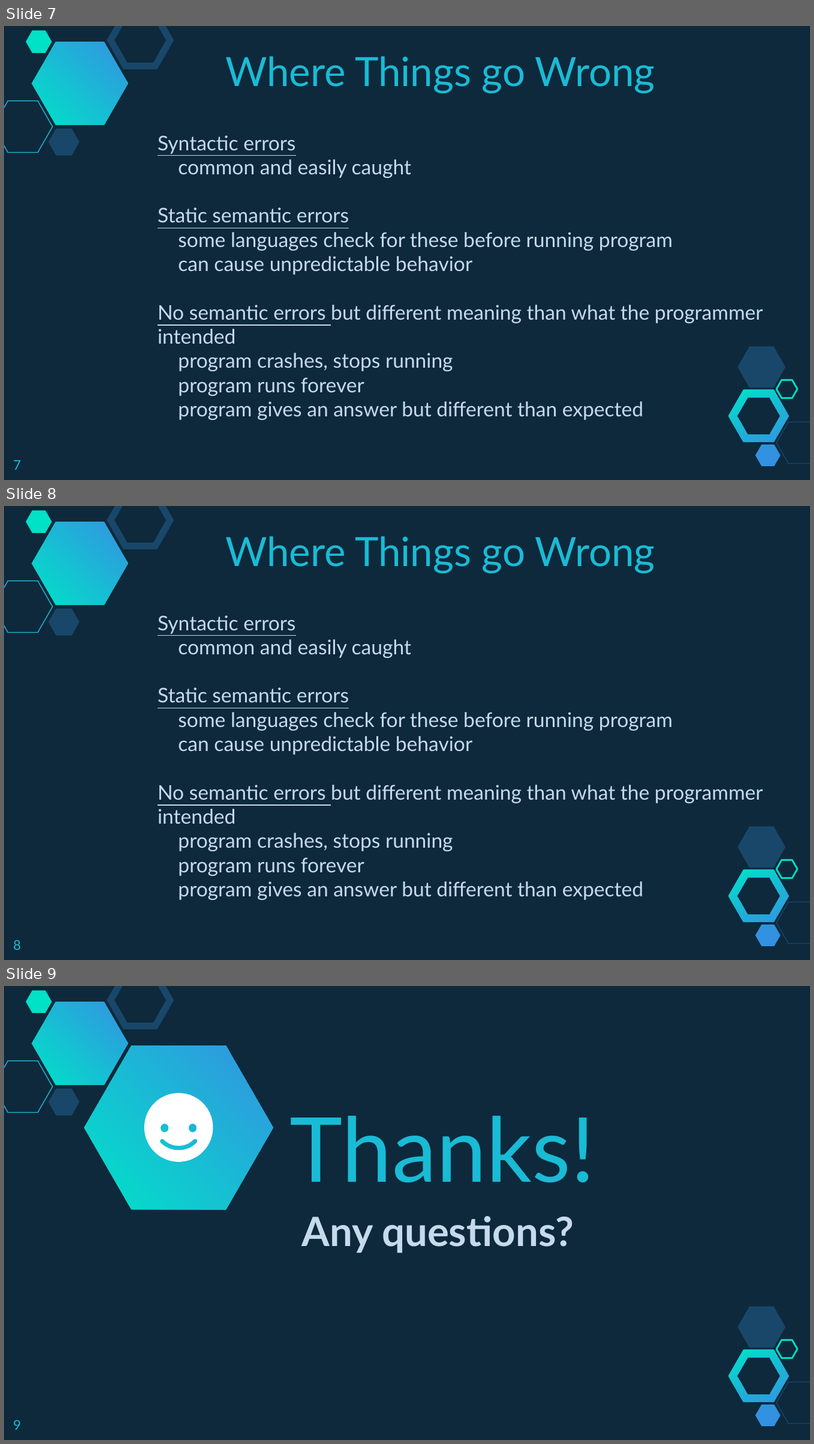
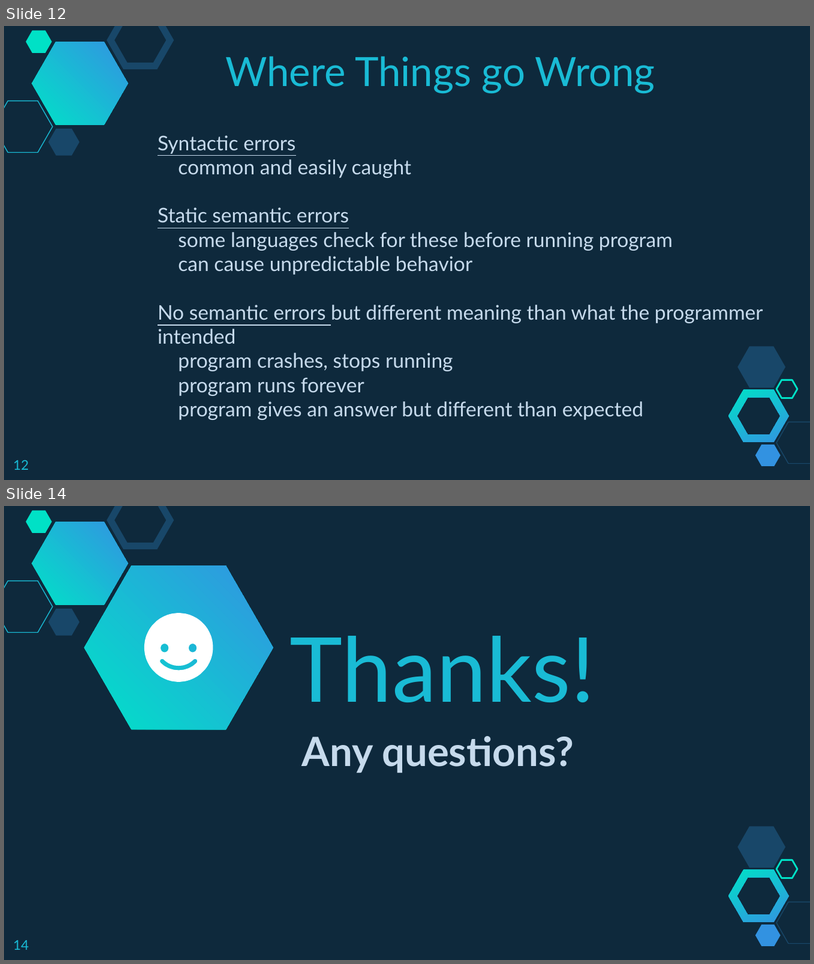
Before and after one commit to branhoff/python_class_101, a slide deck: lecture_slides/1_Python Lesson 1 - Aspects of Language.pptx. Shown one above the other, each under a label of ours: slides 7, 8 and 9 before the commit, slides 12 and 14 after it; the slides between them are not shown. The pictures are 814x1444 and 814x964 pixels, drawn with LibreOffice and Linux fonts; fonts in the diff are those of the drawing. Boxes give left, top, right and bottom in pixels: in the first picture for what was removed or moved away, otherwise in the second. Text is boxed around its words. In the diff, an @@ line names an element or a change of style, - is before the commit and + after.

```diff
--- a/lecture_slides/1_Python Lesson 1 - Aspects of Language.pptx
+++ b/lecture_slides/1_Python Lesson 1 - Aspects of Language.pptx
@@ slide 8 removed at box(4, 506, 810, 960), background #0E293C; not listed: 10 template elements that a slide beside it also shows @@
@@ text removed at box(225, 536, 656, 573) @@
-Where Things go Wrong
@@ text removed at box(158, 615, 764, 900) @@
-Syntactic errors
-common and easily caught
-Static semantic errors
-some languages check for these before running program
-can cause unpredictable behavior
-No semantic errors but different meaning than what the programmer intended
-program crashes, stops running
-program runs forever
-program gives an answer but different than expected
@@ page number removed at box(13, 940, 21, 949) @@
-8
@@ what was slide 7 is now slide 12 @@
@@ page number at box(13, 460, 29, 469): text changed @@
-7
+12
@@ what was slide 9 is now slide 14 @@
@@ page number at box(13, 940, 29, 949): text changed @@
-9
+14
```
Also in this commit, not shown: 1 slide changed, 6 slides added.
